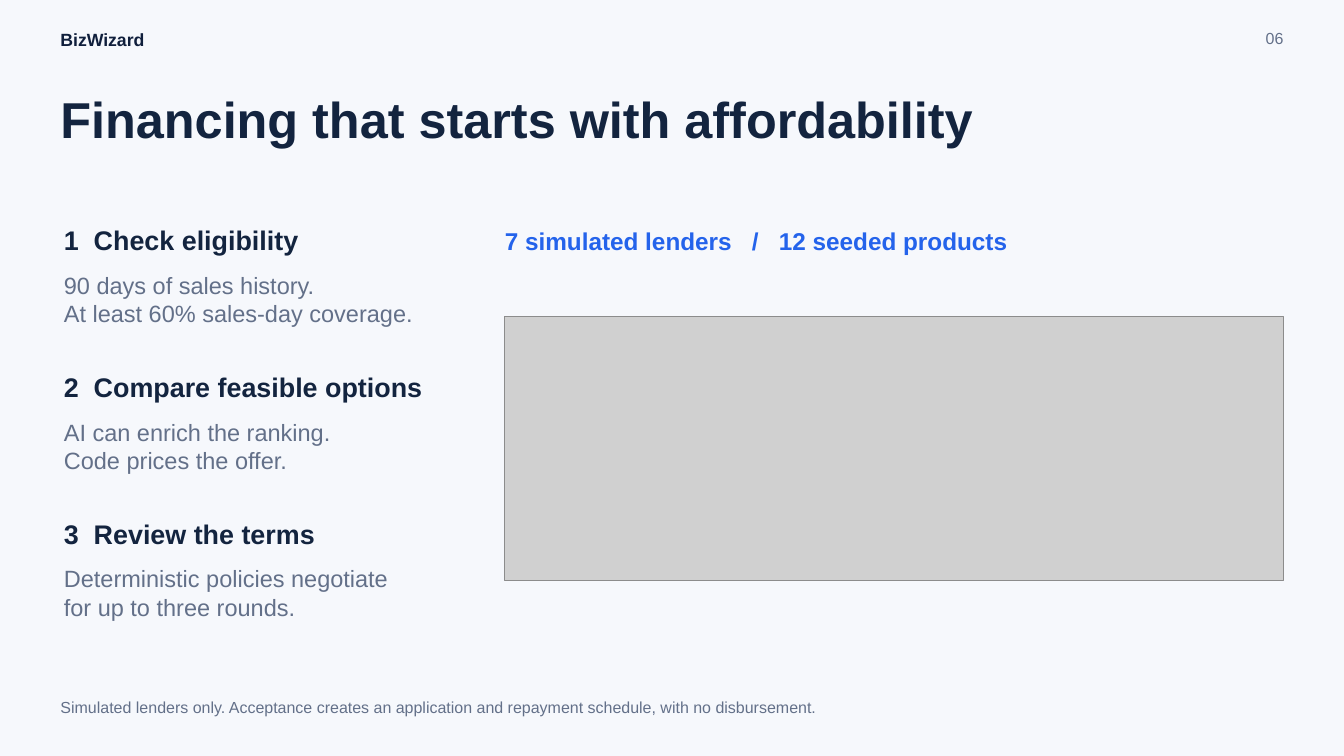
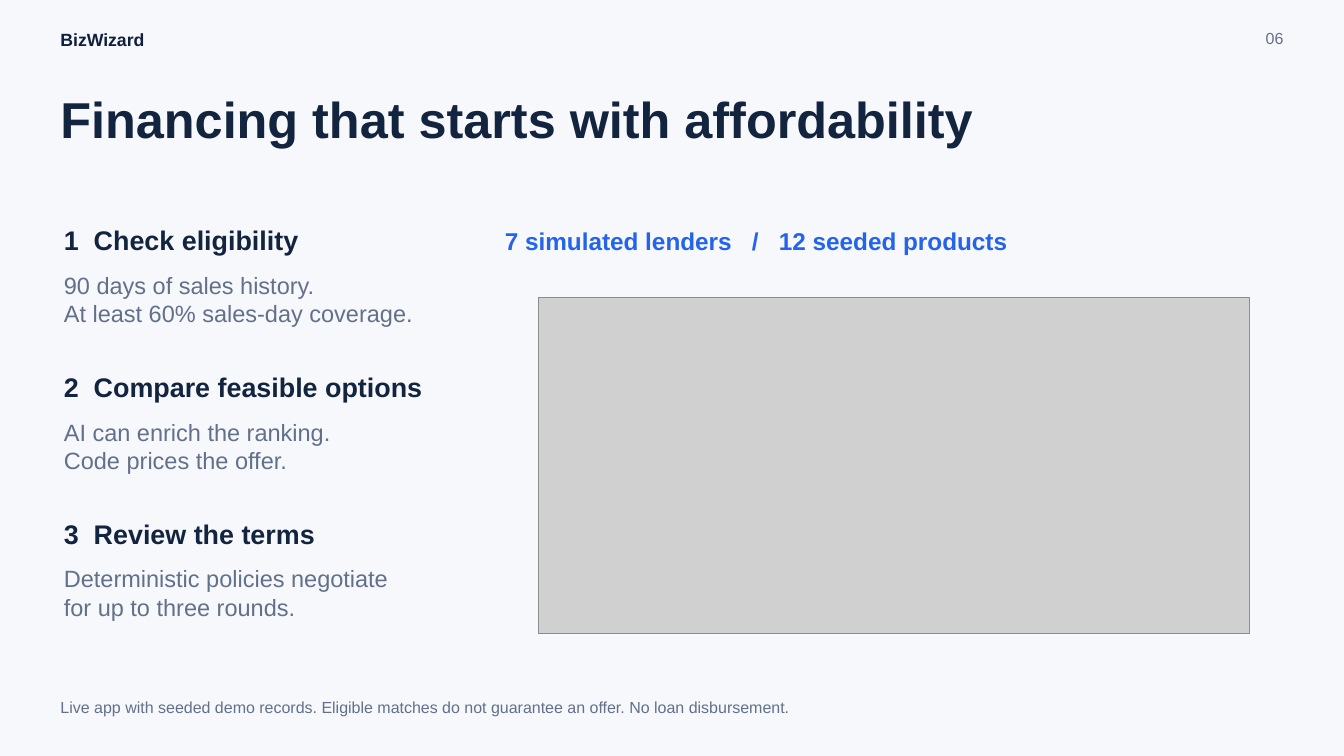
Before and after one commit to mahfuz-saim/bizwizard, a slide deck: slide 6 of output/presentation/BizWizard-Presentation.pptx. Drawn at 1344x756 pixels with LibreOffice and Linux fonts; fonts in the diff are those of the drawing; grey boxes stand for pictures. Boxes give left, top, right and bottom in pixels: in the first picture for what was removed or moved away, otherwise in the second. Text is boxed around its words. In the diff, an @@ line names an element or a change of style, - is before the commit and + after.

```diff
--- a/output/presentation/BizWizard-Presentation.pptx
+++ b/output/presentation/BizWizard-Presentation.pptx
@@ picture: place and size @@
-picture at box(505, 317, 1284, 580)
+picture at box(539, 298, 1250, 633)
@@ text at box(60, 701, 789, 717): text changed @@
-Simulated lenders only. Acceptance creates an application and repayment schedule, with no disbursement.
+Live app with seeded demo records. Eligible matches do not guarantee an offer. No loan disbursement.
```
Also in this commit, not shown: 4 other slides changed, 6 other files.
